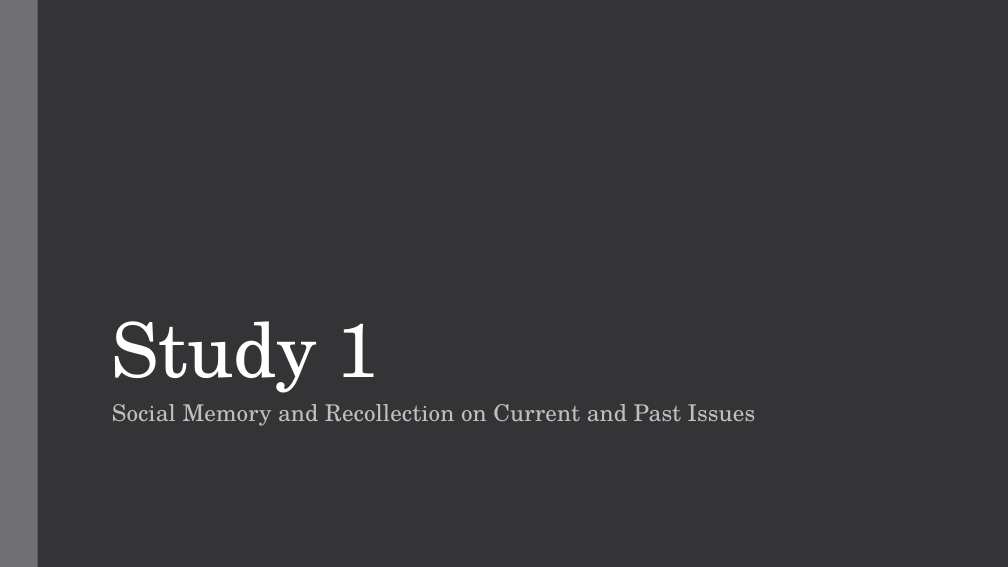
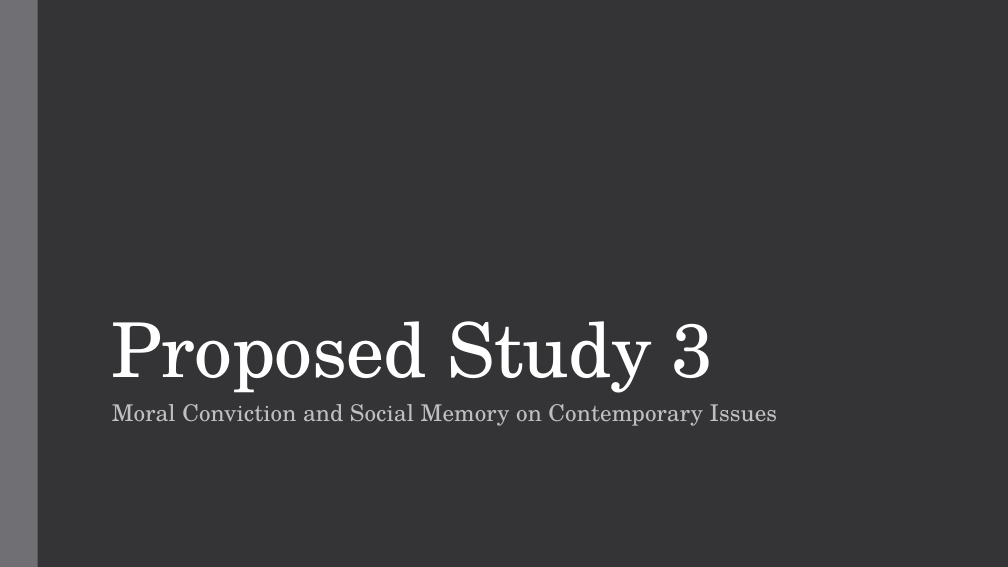
Before and after one commit to seanxduan/psych-phd, a slide deck: slide 33 of Presentations/Dissertation Proposal Short PresentationV2 08-28-24.pptx (slide 16 before the commit). Drawn at 1008x567 pixels with LibreOffice and Linux fonts; fonts in the diff are those of the drawing. Boxes give left, top, right and bottom in pixels: in the first picture for what was removed or moved away, otherwise in the second. Text is boxed around its words. In the diff, an @@ line names an element or a change of style, - is before the commit and + after.

```diff
--- a/Presentations/Dissertation Proposal Short PresentationV2 08-28-24.pptx
+++ b/Presentations/Dissertation Proposal Short PresentationV2 08-28-24.pptx
@@ title at (112,321,714,393): text changed @@
-Study 1
+Proposed Study 3
@@ subtitle at (112,404,778,426): text changed @@
-Social Memory and Recollection on Current and Past Issues
+Moral Conviction and Social Memory on Contemporary Issues
```
Also in this commit, not shown: 15 other slides changed, 10 slides added, 6 slides removed, 3 other files.
